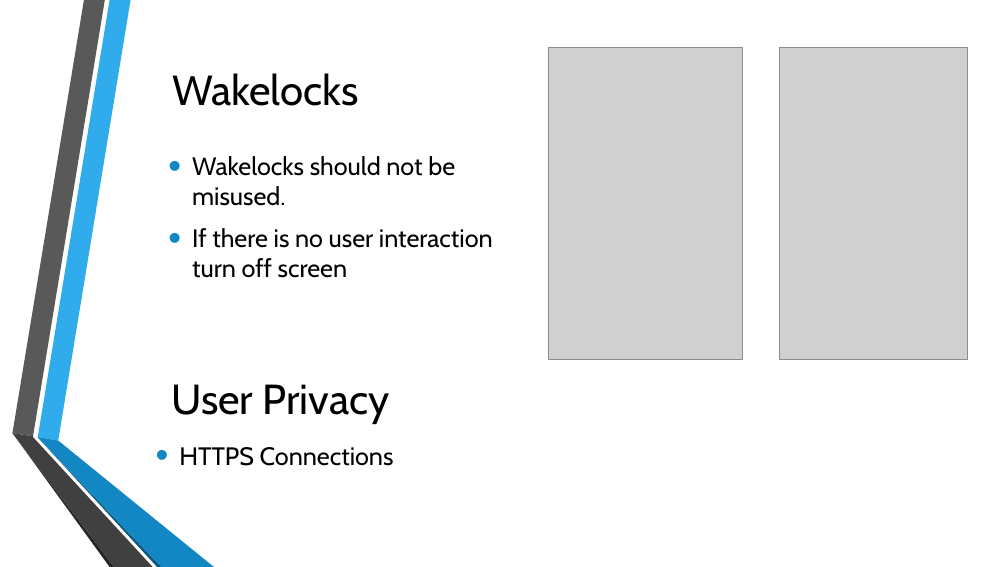
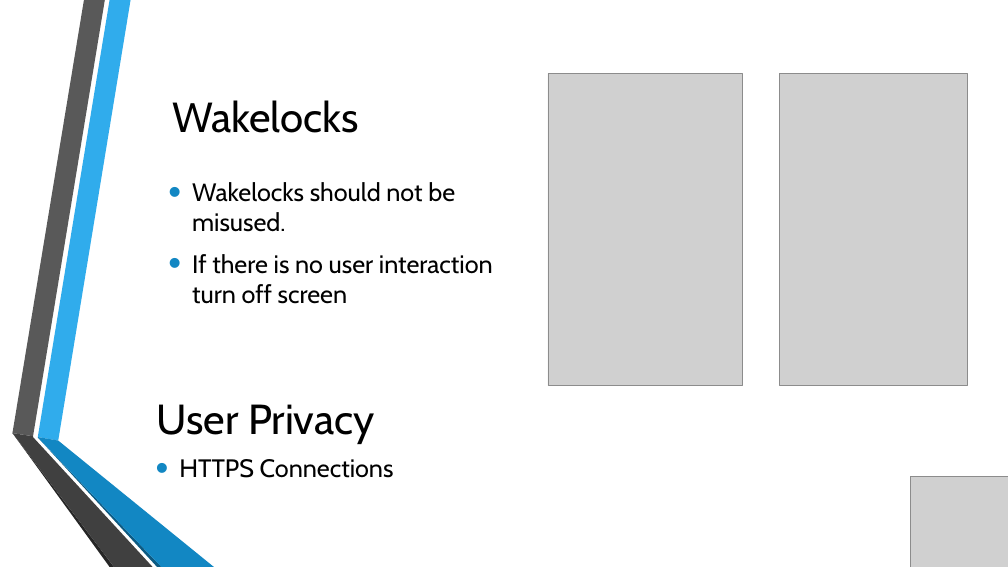
Before and after one commit to milindhg/Hunger_Games-Android_Games_Analysis, a slide deck: slide 24 of Final Report/Android Games Analysis Final Presentation1.pptx (slide 23 before the commit). Drawn at 1008x567 pixels with LibreOffice and Linux fonts; fonts in the diff are those of the drawing; grey boxes stand for pictures; background and template pictures are left out. Boxes give left, top, right and bottom in pixels: in the first picture for what was removed or moved away, otherwise in the second. Text is boxed around its words. In the diff, an @@ line names an element or a change of style, - is before the commit and + after.

```diff
--- a/Final Report/Android Games Analysis Final Presentation1.pptx
+++ b/Final Report/Android Games Analysis Final Presentation1.pptx
@@ title "Wakelocks": place and size @@
-title "Wakelocks" at <box>172,73,359,106</box>
+title "Wakelocks" at <box>172,100,359,133</box>
@@ 2 pictures, 1 text: place and size @@
-2 pictures, 1 text at <box>192,48,967,360</box>
+2 pictures, 1 text at <box>192,74,967,386</box>
@@ text "User Privacy": place and size @@
-text "User Privacy" at <box>171,384,390,424</box>
+text "User Privacy" at <box>156,404,375,444</box>
@@ text "HTTPS Connections": place and size @@
-text "HTTPS Connections" at <box>179,447,394,466</box>
+text "HTTPS Connections" at <box>179,459,394,478</box>
@@ picture added at <box>910,477,1008,567</box> @@
```
Also in this commit, not shown: 25 other slides changed, 4 slides added, 3 slides removed, 1 other file.
